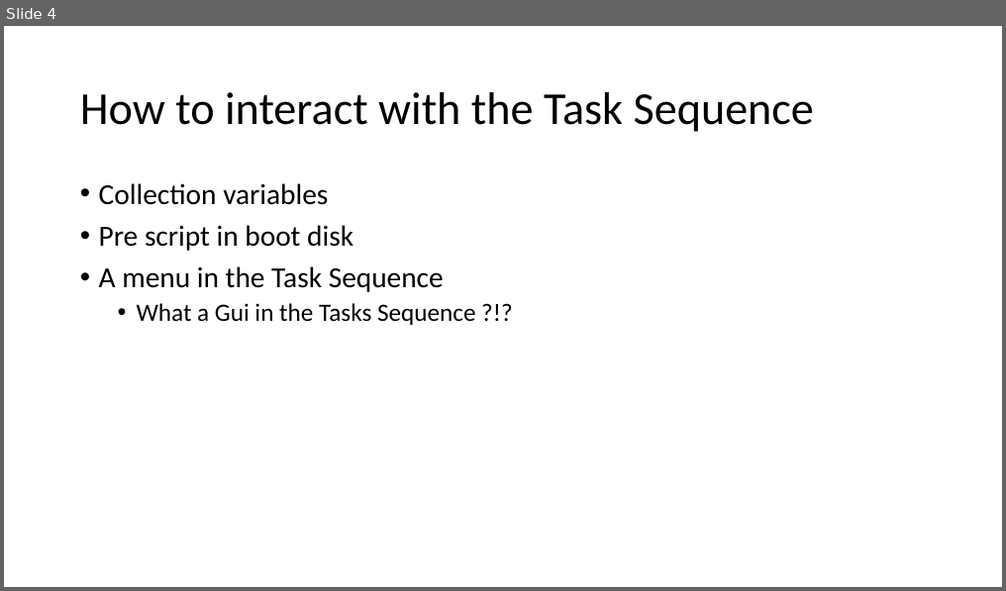
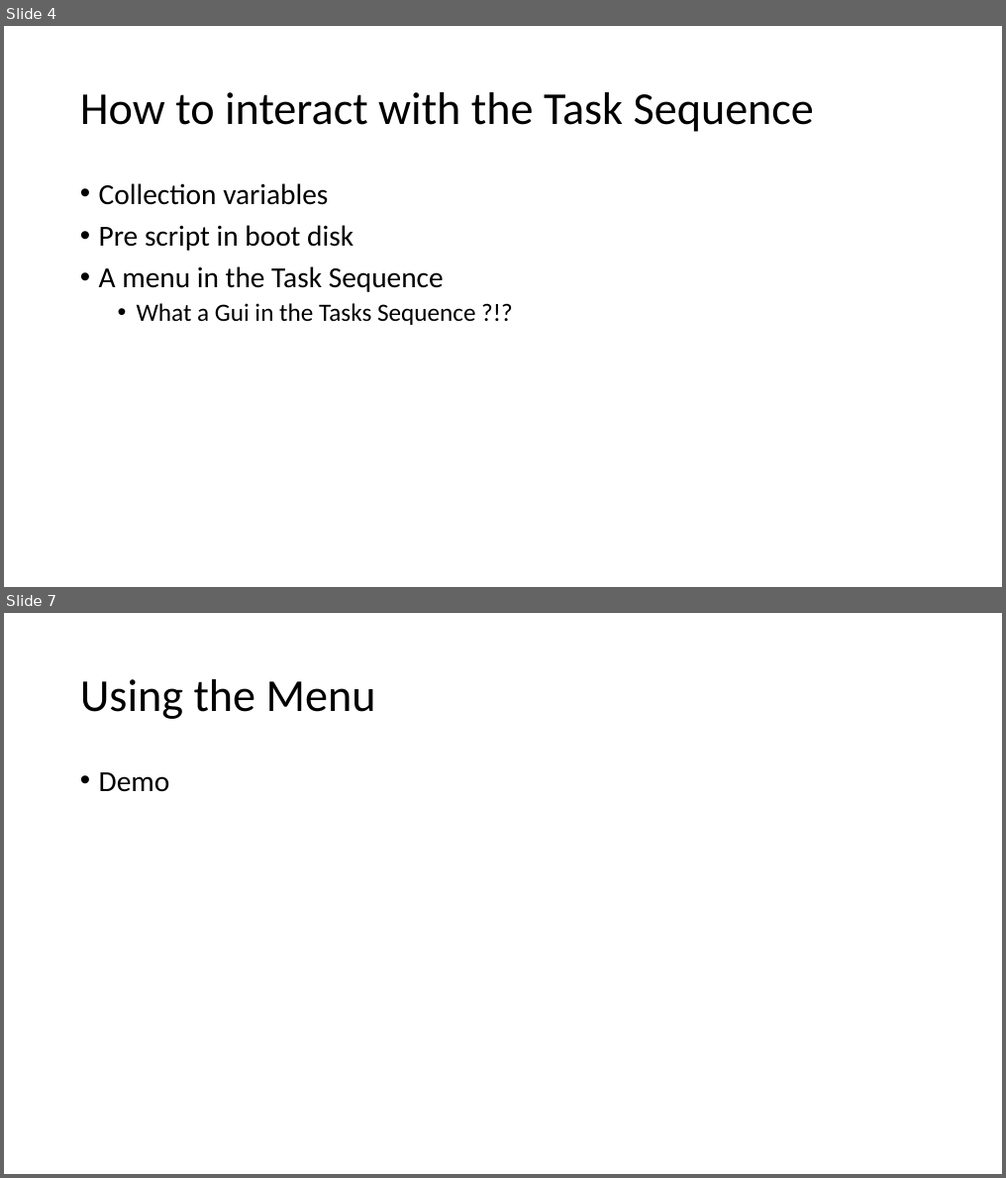
Before and after one commit to mrbodean/Sessions, a slide deck: OSDMenu/Customizing OS Deployments in SCCM with PowerShell.pptx. Shown one above the other, each under a label of ours: slide 4 before the commit, slides 4 and 7 after it; the slides between them are not shown. The pictures are 1006x591 and 1006x1178 pixels, drawn with LibreOffice and Linux fonts; fonts in the diff are those of the drawing. Boxes give left, top, right and bottom in pixels: in the first picture for what was removed or moved away, otherwise in the second. Text is boxed around its words. In the diff, an @@ line names an element or a change of style, - is before the commit and + after.

```diff
--- a/OSDMenu/Customizing OS Deployments in SCCM with PowerShell.pptx
+++ b/OSDMenu/Customizing OS Deployments in SCCM with PowerShell.pptx
@@ slide 7 added at <box>4,613,1002,1174</box>, background #FFFFFF @@
@@ title added at <box>80,679,376,719</box>, 44 pt, text #000000 @@
+Using the Menu
@@ text added at <box>99,772,170,792</box>, 28 pt, text #000000 @@
+• Demo
```
Also in this commit, not shown: 2 slides changed, 4 other slides added, 1 slide removed.
